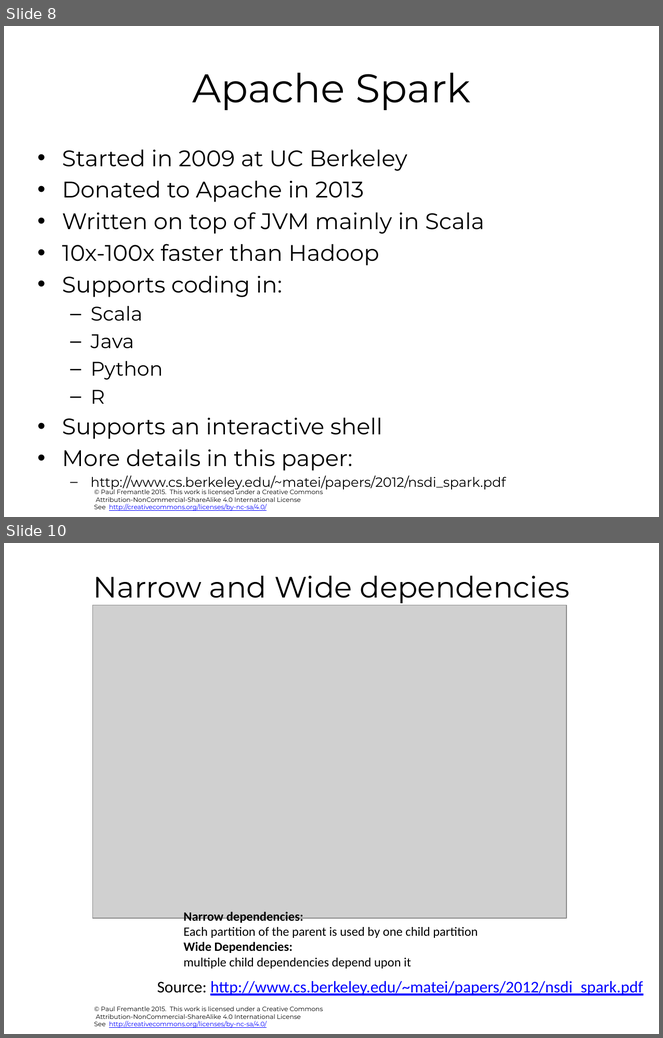
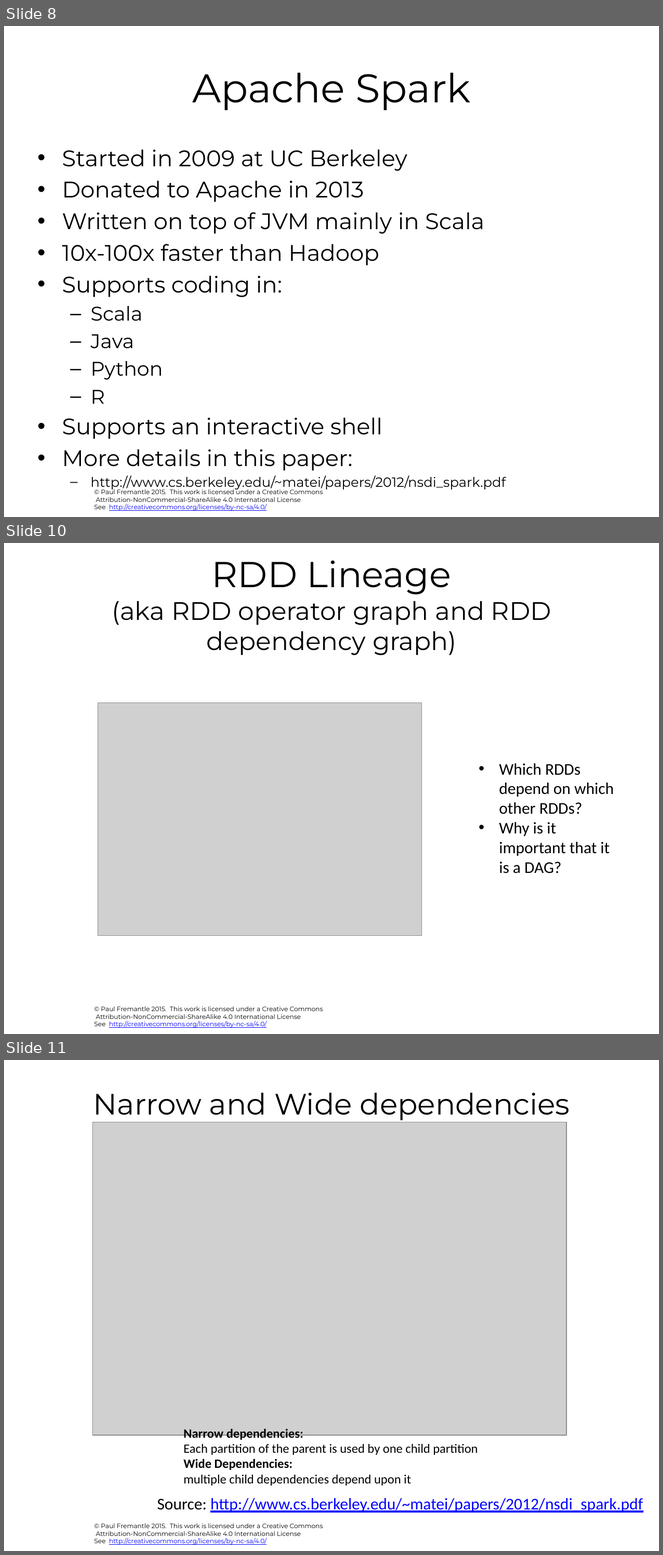
Before and after one commit to julieweeds/BigData, a slide deck: pres-source/03-spark.pptx. Shown one above the other, each under a label of ours: slides 8 and 10 before the commit, slides 8, 10 and 11 after it; the slides between them are not shown. The pictures are 663x1038 and 663x1555 pixels, drawn with LibreOffice and Linux fonts; fonts in the diff are those of the drawing; grey boxes stand for pictures; background and template pictures are left out. Boxes give left, top, right and bottom in pixels: in the first picture for what was removed or moved away, otherwise in the second. Text is boxed around its words. In the diff, an @@ line names an element or a change of style, - is before the commit and + after.

```diff
--- a/pres-source/03-spark.pptx
+++ b/pres-source/03-spark.pptx
@@ slide 10 added at (4,543,659,1034), background #FFFFFF; not listed: 1 template element that a slide beside it also shows @@
@@ title added at (112,560,552,655), 27.9 pt, text #000000 @@
+RDD Lineage
+(aka RDD operator graph and RDD dependency graph)
@@ picture added at (98,703,422,936) @@
@@ text added at (499,763,614,874), 18 pt, text #000000 @@
+• Which RDDs depend on which other RDDs?
+• Why is it important that it is a DAG?
@@ what was slide 10 is now slide 11 @@
```
Also in this commit, not shown: 10 slides changed, 2 other slides added, 1 slide removed, 3 other files.
